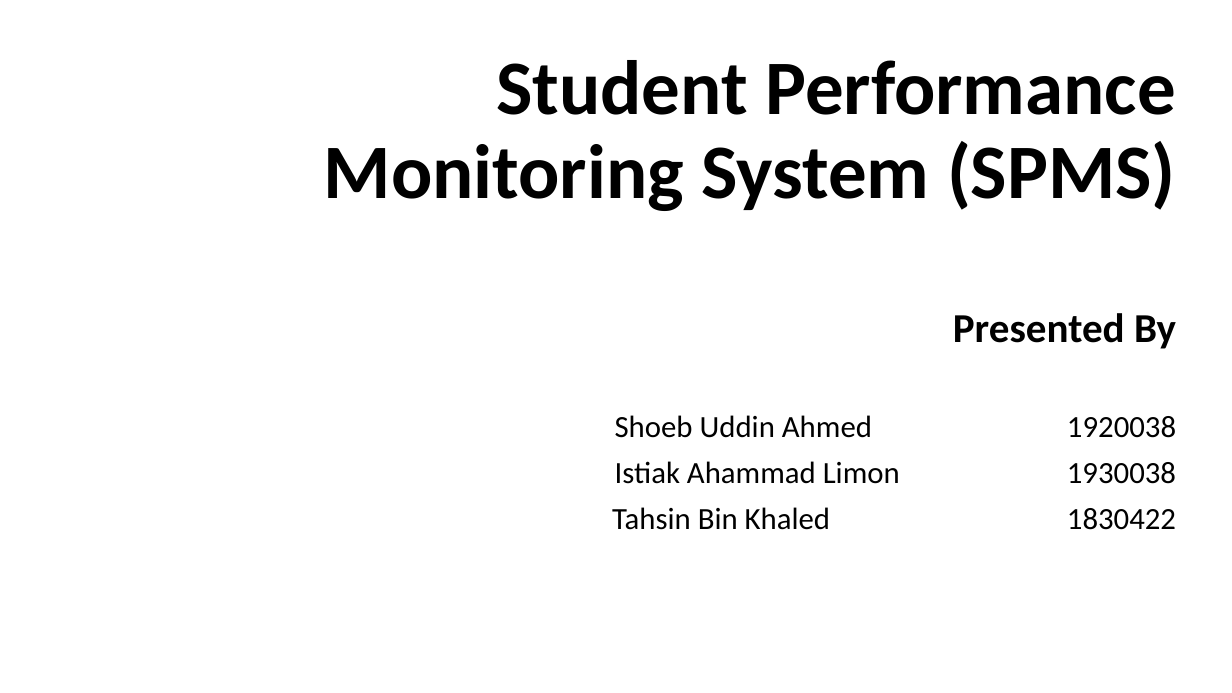
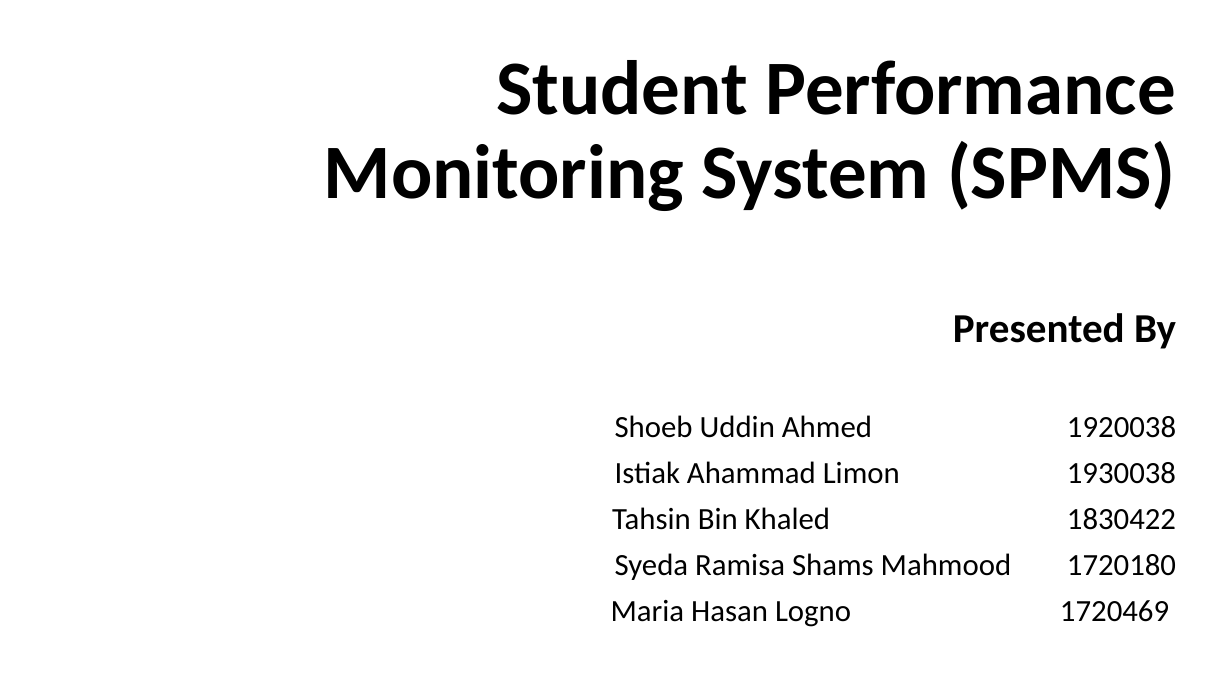
Before and after one commit to shoeb-gg/SPMS-Project, a slide deck: slide 1 of Student Performance Monitoring System (SPMS).pptx. Drawn at 1232x693 pixels with LibreOffice and Linux fonts; fonts in the diff are those of the drawing. Boxes give left, top, right and bottom in pixels: in the first picture for what was removed or moved away, otherwise in the second. Text is boxed around its words. In the diff, an @@ line names an element or a change of style, - is before the commit and + after.

```diff
--- a/Student Performance Monitoring System (SPMS).pptx
+++ b/Student Performance Monitoring System (SPMS).pptx
@@ subtitle at [611, 553, 1169, 627]: paragraphs added @@
+Syeda Ramisa Shams Mahmood 1720180
+Maria Hasan Logno 1720469
```
Also in this commit, not shown: 1 other slide changed, 1 other file.
